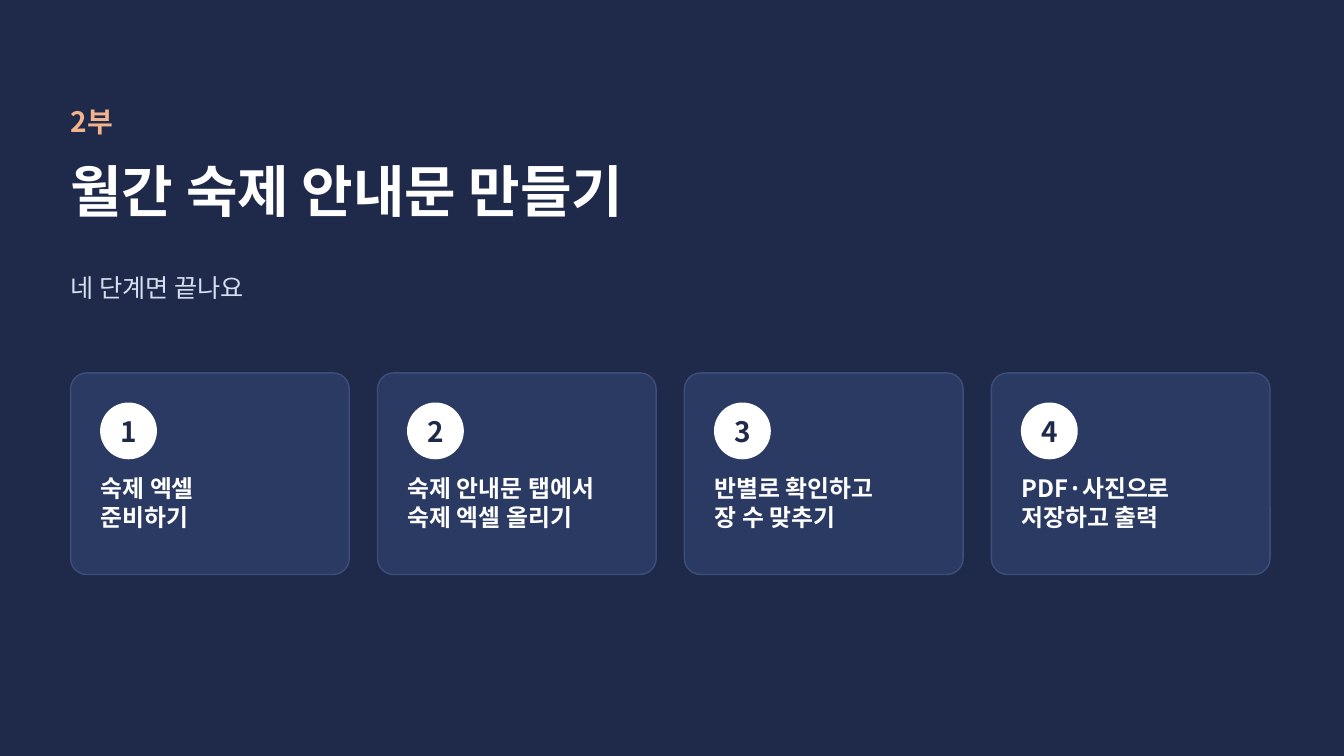
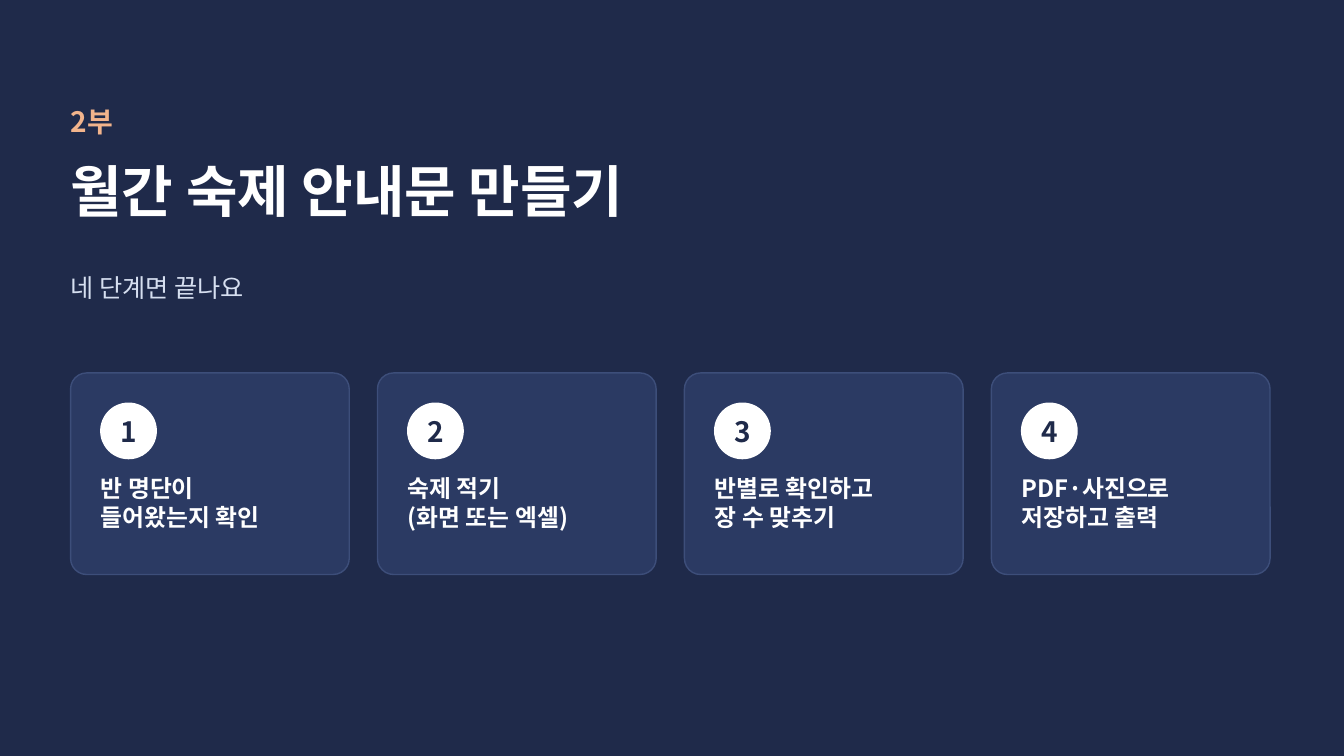
Before and after one commit to mijini164-ui/hanuri-homework-notice, a slide deck: slide 11 of forms/한우리_수업도우미_사용안내.pptx. Drawn at 1344x756 pixels with LibreOffice and Linux fonts; fonts in the diff are those of the drawing. Boxes give left, top, right and bottom in pixels: in the first picture for what was removed or moved away, otherwise in the second. Text is boxed around its words. In the diff, an @@ line names an element or a change of style, - is before the commit and + after.

```diff
--- a/forms/한우리_수업도우미_사용안내.pptx
+++ b/forms/한우리_수업도우미_사용안내.pptx
@@ text at (x1=101, y1=477, x2=260, y2=528): text changed @@
-숙제 엑셀
-준비하기
+반 명단이
+들어왔는지 확인
@@ text at (x1=408, y1=477, x2=568, y2=531): text changed @@
-숙제 안내문 탭에서
-숙제 엑셀 올리기
+숙제 적기
+(화면 또는 엑셀)
```
Also in this commit, not shown: 11 other slides changed, 3 slides added, 2 slides removed.
